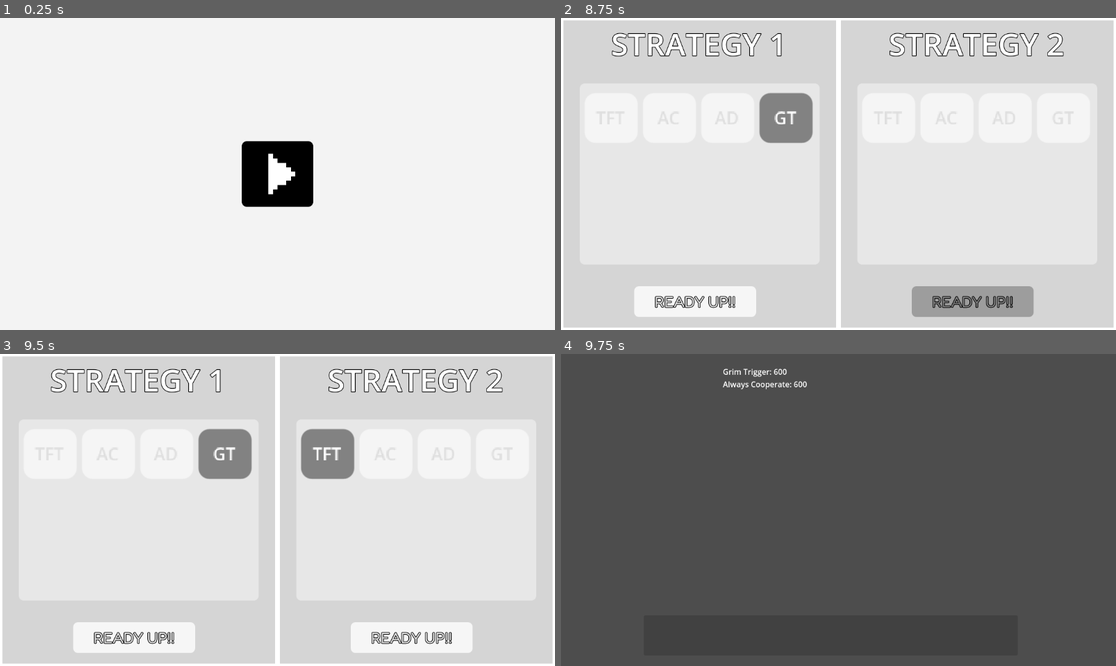
Above: before the commit, frames 1-4 (two rows, left to right).
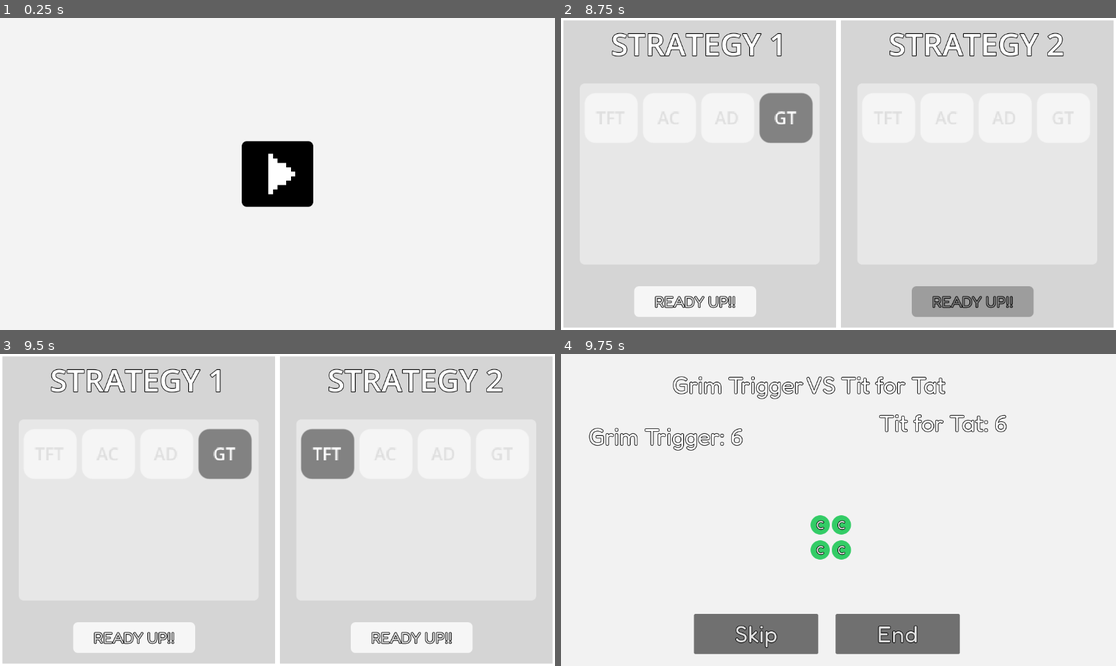
Above: after the commit, the same moments.

Repository: Overlord1304/StratSim
Game: Godot game, scene res://scenes/main.tscn
Same seed, same stepped clock (60 frames per second), same inputs: the game is played once before the commit and once after it.
Inputs (mouse positions are in pixels of both pictures, inside the frame that each line leads up to):
- Up to frame 1 (0.25 s): no input
- Up to frame 2 (8.75 s): click (838, 174) at 0.5 s; click (838, 174) at 1.25 s; click "TFT" at 2 s; click "READY UP!!" at 2.75 s; click "AC" at 3.5 s; click "READY UP!!" at 4.25 s; click "AD" at 5 s; click "GT" at 5.75 s; tap Enter at 6.5 s; hold Right 6.53-7.28 s; tap Alt at 6.6, 8.1 s; tap Space at 7.25 s; hold Down 7.28-8.03 s; tap Shift at 7.35 s; hold Right from 8.03 s (still down)
- Up to frame 3 (9.5 s): tap Enter at 8.75 s; release Right at 8.78 s; hold Up from 8.78 s (still down); tap Shift at 8.85 s
- Up to frame 4 (9.75 s): release Up at 9.5 s; click "READY UP!!" at 9.5 s

Frames 1-3 are identical in both runs. In frame 4, 99% of the frame differs, in the area x 0-100%, y 0-100%.

Commit message:
the visual representation is going well

Diff:
--- /dev/null
+++ b/scenes/MatchCircles.tscn
@@ -0,0 +1,75 @@
+[gd_scene load_steps=5 format=3 uid="uid://w32nai537ijr"]
+
+[ext_resource type="FontFile" uid="uid://d0pvp6jwgricw" path="res://font/Fredoka-Regular.ttf" id="1_8o3e7"]
+[ext_resource type="Script" uid="uid://cswfm3lphrf62" path="res://scripts/match_circles.gd" id="1_ju3da"]
+
+[sub_resource type="StyleBoxFlat" id="StyleBoxFlat_thel6"]
+bg_color = Color(0.6, 0.6, 0.6, 0)
+corner_radius_top_left = 20
+corner_radius_top_right = 20
+corner_radius_bottom_right = 20
+corner_radius_bottom_left = 20
+
+[sub_resource type="StyleBoxFlat" id="StyleBoxFlat_oy1tw"]
+bg_color = Color(0.6, 0.6, 0.6, 0)
+
+[node name="MoveBubble" type="Control"]
+custom_minimum_size = Vector2(0, 48)
+layout_mode = 3
+anchors_preset = 15
+anchor_right = 1.0
+anchor_bottom = 1.0
+grow_horizontal = 2
+grow_vertical = 2
+size_flags_vertical = 4
+script = ExtResource("1_ju3da")
+
+[node name="HBoxContainer" type="HBoxContainer" parent="."]
+layout_mode = 1
+anchors_preset = 15
+anchor_right = 1.0
+anchor_bottom = 1.0
+grow_horizontal = 2
+grow_vertical = 2
+alignment = 1
+
+[node name="BubbleA" type="Panel" parent="HBoxContainer"]
+custom_minimum_size = Vector2(40, 40)
+layout_mode = 2
+size_flags_vertical = 4
+theme_override_styles/panel = SubResource("StyleBoxFlat_thel6")
+
+[node name="Label" type="Label" parent="HBoxContainer/BubbleA"]
+layout_mode = 1
+anchors_preset = 15
+anchor_right = 1.0
+anchor_bottom = 1.0
+grow_horizontal = 2
+grow_vertical = 2
+theme_override_constants/outline_size = 5
+theme_override_fonts/font = ExtResource("1_8o3e7")
+theme_override_font_sizes/font_size = 24
+text = "?"
+horizontal_alignment = 1
+vertical_alignment = 1
+metadata/_edit_use_anchors_ = true
+
+[node name="BubbleB" type="Panel" parent="HBoxContainer"]
+custom_minimum_size = Vector2(40, 40)
+layout_mode = 2
+size_flags_vertical = 4
+theme_override_styles/panel = SubResource("StyleBoxFlat_oy1tw")
+
+[node name="Label" type="Label" parent="HBoxContainer/BubbleB"]
+layout_mode = 1
+anchors_preset = 15
+anchor_right = 1.0
+anchor_bottom = 1.0
+grow_horizontal = 2
+grow_vertical = 2
+theme_override_constants/outline_size = 5
+theme_override_fonts/font = ExtResource("1_8o3e7")
+theme_override_font_sizes/font_size = 24
+text = "?"
+horizontal_alignment = 1
+vertical_alignment = 1
--- a/scenes/MatchScene.tscn
+++ b/scenes/MatchScene.tscn
@@ -1,6 +1,11 @@
-[gd_scene load_steps=2 format=3 uid="uid://x3bv15cmbs7r"]
+[gd_scene load_steps=5 format=3 uid="uid://x3bv15cmbs7r"]
 
 [ext_resource type="Script" uid="uid://pbifwmv12new" path="res://scripts/match_scene.gd" id="1_3ffy2"]
+[ext_resource type="FontFile" uid="uid://d0pvp6jwgricw" path="res://font/Fredoka-Regular.ttf" id="2_kqmhu"]
+[ext_resource type="PackedScene" uid="uid://w32nai537ijr" path="res://scenes/matchcircles.tscn" id="2_n7i72"]
+
+[sub_resource type="StyleBoxFlat" id="StyleBoxFlat_n7i72"]
+bg_color = Color(0.9490196, 0.9490196, 0.9490196, 1)
 
 [node name="Control" type="Control"]
 layout_mode = 3
@@ -10,32 +15,102 @@
 grow_horizontal = 2
 grow_vertical = 2
 script = ExtResource("1_3ffy2")
+move_bubble_scene = ExtResource("2_n7i72")
 
-[node name="HBoxContainer" type="HBoxContainer" parent="."]
+[node name="Panel" type="Panel" parent="."]
+layout_mode = 1
+anchors_preset = 15
+anchor_right = 1.0
+anchor_bottom = 1.0
+grow_horizontal = 2
+grow_vertical = 2
+theme_override_styles/panel = SubResource("StyleBoxFlat_n7i72")
+
+[node name="RoundLabel" type="Label" parent="Panel"]
 layout_mode = 0
-offset_top = 26.0
-offset_right = 471.0
-offset_bottom = 535.0
-
-[node name="Label" type="Label" parent="."]
-layout_mode = 0
-offset_left = 336.0
+offset_left = 231.0
 offset_top = 25.0
-offset_right = 794.0
+offset_right = 689.0
 offset_bottom = 104.0
 size_flags_vertical = 6
+theme_override_constants/outline_size = 5
+theme_override_fonts/font = ExtResource("2_kqmhu")
+theme_override_font_sizes/font_size = 48
+horizontal_alignment = 1
+vertical_alignment = 1
 
-[node name="HBoxContainer2" type="HBoxContainer" parent="."]
+[node name="SkipButton" type="Button" parent="Panel"]
+layout_mode = 1
+anchors_preset = 7
+anchor_left = 0.5
+anchor_top = 1.0
+anchor_right = 0.5
+anchor_bottom = 1.0
+offset_left = -300.0
+offset_top = -108.0
+offset_right = -42.0
+offset_bottom = -25.0
+grow_horizontal = 2
+grow_vertical = 0
+size_flags_vertical = 8
+theme_override_constants/outline_size = 5
+theme_override_fonts/font = ExtResource("2_kqmhu")
+theme_override_font_sizes/font_size = 48
+text = "Skip"
+
+[node name="ScoreS1Label" type="Label" parent="Panel"]
 layout_mode = 0
-offset_left = 600.0
-offset_top = 12.0
-offset_right = 1102.0
-offset_bottom = 517.0
+offset_left = 57.0
+offset_top = 142.0
+offset_right = 515.0
+offset_bottom = 221.0
+size_flags_vertical = 6
+theme_override_constants/outline_size = 5
+theme_override_fonts/font = ExtResource("2_kqmhu")
+theme_override_font_sizes/font_size = 48
 
-[node name="Button" type="Button" parent="."]
+[node name="ScoreS2Label" type="Label" parent="Panel"]
 layout_mode = 0
-offset_left = 172.0
-offset_top = 543.0
-offset_right = 948.0
-offset_bottom = 626.0
+offset_left = 660.0
+offset_top = 114.0
+offset_right = 1118.0
+offset_bottom = 193.0
+size_flags_vertical = 6
+theme_override_constants/outline_size = 5
+theme_override_fonts/font = ExtResource("2_kqmhu")
+theme_override_font_sizes/font_size = 48
+
+[node name="EndButton" type="Button" parent="Panel"]
+layout_mode = 1
+anchors_preset = 7
+anchor_left = 0.5
+anchor_top = 1.0
+anchor_right = 0.5
+anchor_bottom = 1.0
+offset_left = -6.0
+offset_top = -108.0
+offset_right = 252.0
+offset_bottom = -25.0
+grow_horizontal = 2
+grow_vertical = 0
 size_flags_vertical = 8
+theme_override_constants/outline_size = 5
+theme_override_fonts/font = ExtResource("2_kqmhu")
+theme_override_font_sizes/font_size = 48
+text = "End"
+
+[node name="ScrollContainer" type="ScrollContainer" parent="Panel"]
+layout_mode = 1
+anchors_preset = -1
+anchor_right = 0.071
+anchor_bottom = 0.17400001
+offset_left = 295.0
+offset_top = 250.0
+offset_right = 743.208
+offset_bottom = 400.248
+
+[node name="MovesContainer" type="VBoxContainer" parent="Panel/ScrollContainer"]
+layout_mode = 2
+size_flags_horizontal = 6
+size_flags_vertical = 6
+alignment = 1
--- a/scripts/main.gd
+++ b/scripts/main.gd
@@ -16,9 +16,9 @@
 func _ready():
 
 	strategies = [
+		preload("res://scripts/TitForTat.gd"),
 		preload("res://scripts/AlwaysCooperate.gd"),
 		preload("res://scripts/AlwaysDefect.gd"),
-		preload("res://scripts/TitForTat.gd"),
 		preload("res://scripts/GrimTrigger.gd")
 	]
 
--- /dev/null
+++ b/scripts/match_circles.gd
@@ -0,0 +1,26 @@
+extends Control
+class_name MoveBubble
+
+@onready var bubble_a: Panel = $HBoxContainer/BubbleA
+@onready var bubble_b: Panel = $HBoxContainer/BubbleB
+@onready var label_a: Label = $HBoxContainer/BubbleA/Label
+@onready var label_b: Label = $HBoxContainer/BubbleB/Label
+
+const COLOR_C := Color(0.2, 0.8, 0.4)
+const COLOR_D := Color(0.9, 0.3, 0.3)
+
+func set_moves(a_move: String, b_move: String) -> void:
+	label_a.text = a_move
+	label_b.text = b_move
+
+	apply_style(bubble_a, a_move)
+	apply_style(bubble_b, b_move)
+
+func apply_style(panel: Panel, move: String) -> void:
+	var style := StyleBoxFlat.new()
+	style.bg_color = COLOR_C if move == "C" else COLOR_D
+
+	var radius := panel.custom_minimum_size.x / 2
+	style.set_corner_radius_all(radius)
+
+	panel.add_theme_stylebox_override("panel", style)
--- a/scripts/match_scene.gd
+++ b/scripts/match_scene.gd
@@ -1,62 +1,108 @@
 extends Control
 class_name Match
-@onready var round_label = $Label
-@onready var end_button = $Button
-
+@onready var round_label = $Panel/RoundLabel
+@onready var end_button = $Panel/EndButton
+@onready var skip_button = $Panel/SkipButton
+@onready var score_s1_label = $Panel/ScoreS1Label
+@onready var score_s2_label = $Panel/ScoreS2Label
+@onready var moves_container = $Panel/ScrollContainer/MovesContainer
+@export var move_bubble_scene: PackedScene
 var s1
 var s2
 var match_result
+var current_round := 0
+var score_a := 0
+var score_b := 0
+
 const payoff = {
 	"C,C": [3,3],
 	"C,D": [0,5],
 	"D,C": [5,0],
 	"D,D": [1,1]
 }
-func run_match(a,b,rounds)->Dictionary:
+
+func _ready():
+	s1 = Global.selected_s1
+	s2 = Global.selected_s2
+
+	round_label.text = "%s VS %s" % [s1.nam, s2.nam]
+
+	match_result = run_match(s1, s2, 200)
+
+	update_scores(0, 0)
+
+	skip_button.pressed.connect(skip_to_results)
+	end_button.pressed.connect(go_back)
+
+	play_next_round()
+
+
+func run_match(a, b, rounds) -> Dictionary:
 	a.reset()
 	b.reset()
-	var score_a = 0
-	var score_b = 0
+
+	var scoreA = 0
+	var scoreB = 0
 	var log = []
 
 	for i in range(rounds):
 		var move_a = a.decide()
 		var move_b = b.decide()
 
-		var result = payoff["%s,%s"%[move_a,move_b]]
-		score_a += result[0]
-		score_b += result[1]
+		var result = payoff["%s,%s" % [move_a, move_b]]
+		scoreA += result[0]
+		scoreB += result[1]
 
-		a.record(move_a,move_b)
-		b.record(move_b,move_a)
+		a.record(move_a, move_b)
+		b.record(move_b, move_a)
 
 		log.append({
-			"round": i+1,
 			"A": move_a,
 			"B": move_b,
-			"scoreA": score_a,
-			"scoreB": score_b
+			"scoreA": scoreA,
+			"scoreB": scoreB
 		})
-	return{
-		"scoreA": score_a,
-		"scoreB": score_b,
+
+	return {
+		"scoreA": scoreA,
+		"scoreB": scoreB,
 		"log": log
 	}
-func _ready():
-	s1 = Global.selected_s1
-	s2 = Global.selected_s2
 
 
-	match_result = run_match(s1, s2, 200)
-	show_match_visuals()
+func play_next_round():
+	if current_round >= match_result["log"].size():
+		end_button.visible = true
+		return
 
-func show_match_visuals():
-	round_label.text = "%s: %d\n%s: %d" % [
-		s1.nam, match_result["scoreA"],
-		s2.nam, match_result["scoreB"]
-	]
+	var data = match_result["log"][current_round]
 
-	end_button.pressed.connect(show_results)
+	score_a = data["scoreA"]
+	score_b = data["scoreB"]
+	update_scores(score_a, score_b)
 
-func show_results():
-	get_tree().change_scene_to_file("res://scenes/ResultsScene.tscn")
+	add_move_bubble(data["A"], data["B"])
+
+	current_round += 1
+
+	await get_tree().create_timer(0.1).timeout
+	play_next_round()
+
+func add_move_bubble(a_move:String, b_move:String):
+	var bubble = move_bubble_scene.instantiate()
+	moves_container.add_child(bubble)
+	bubble.set_moves(a_move, b_move)
+
+
+func update_scores(a:int, b:int):
+	score_s1_label.text = "%s: %d" % [s1.nam, a]
+	score_s2_label.text = "%s: %d" % [s2.nam, b]
+
+
+func skip_to_results():
+	update_scores(match_result["scoreA"], match_result["scoreB"])
+	end_button.visible = true
+	current_round = match_result["log"].size()
+
+func go_back():
+	get_tree().change_scene_to_file("res://scenes/main.tscn")
Not shown, added: scripts/match_circles.gd.uid
